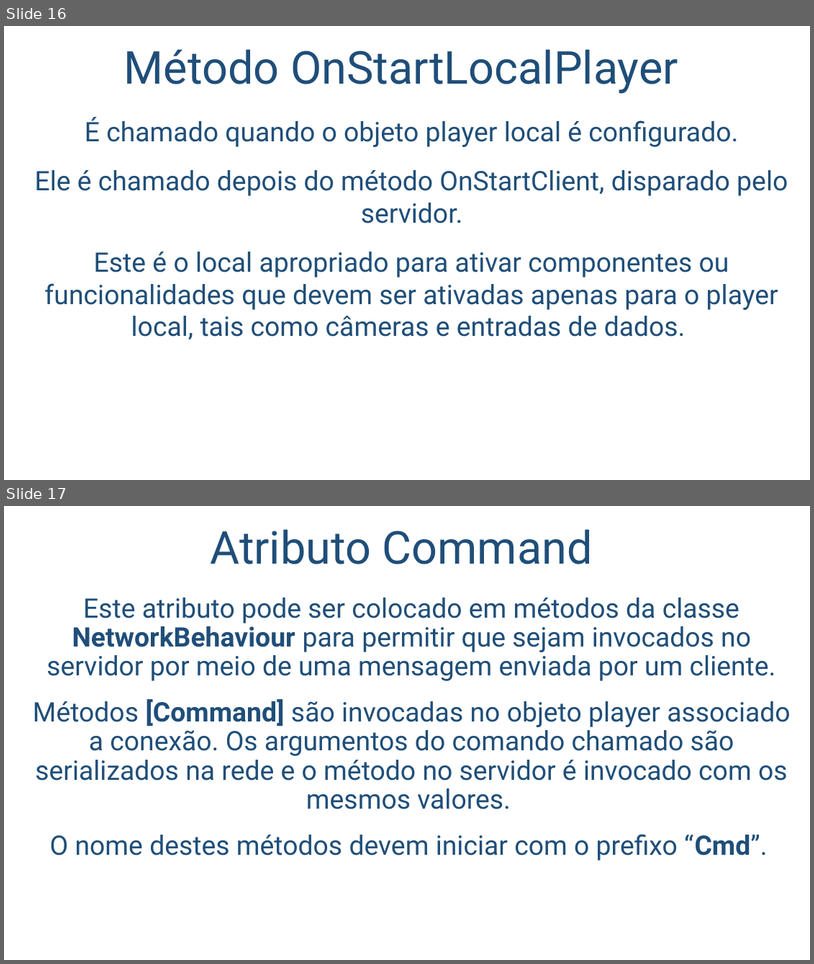
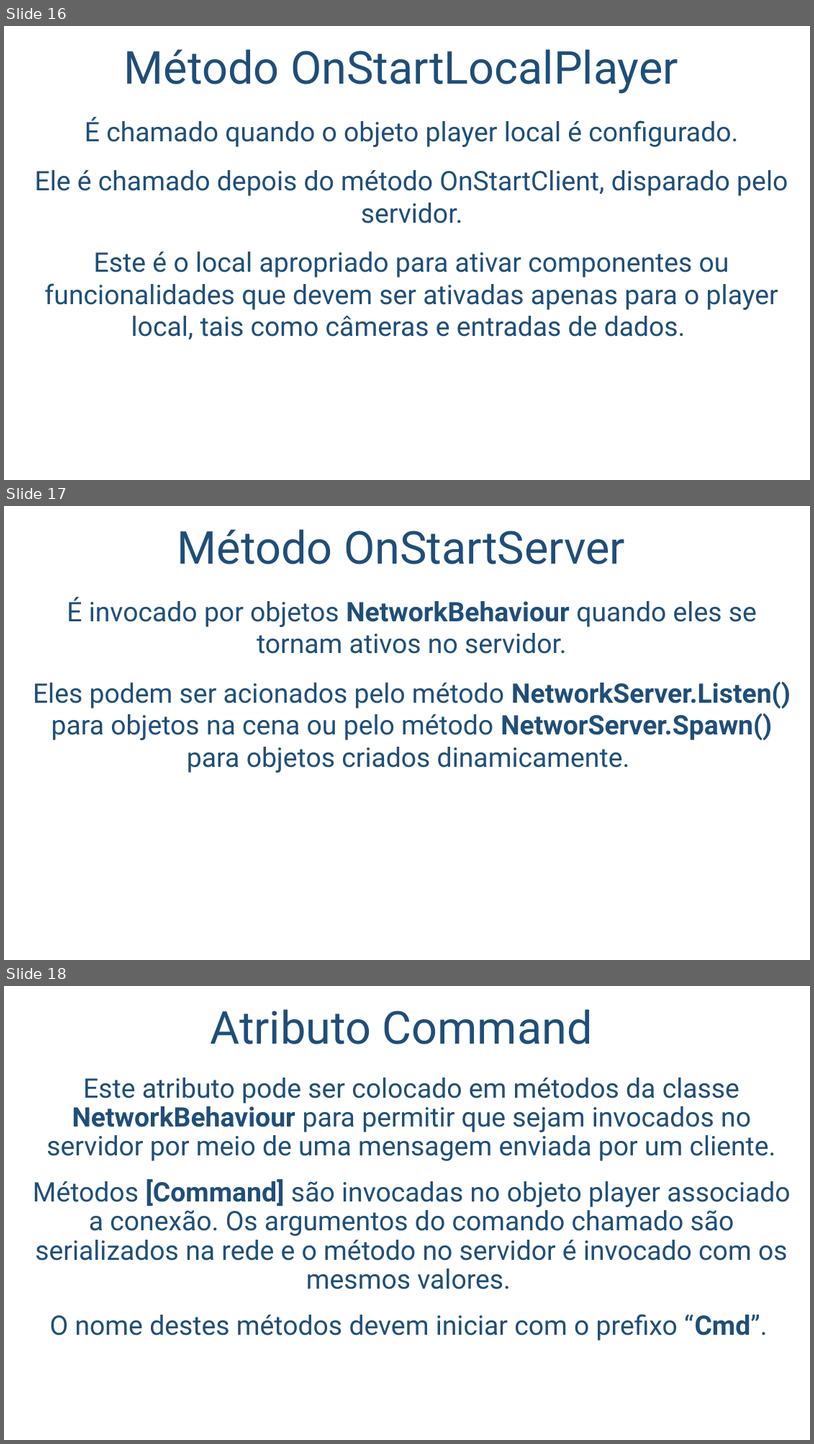
Before and after one commit to salmo-jr/public-slides, a slide deck: unity-multiplayer.pptx. Shown one above the other, each under a label of ours: slides 16 and 17 before the commit, slides 16, 17 and 18 after it. The pictures are 814x964 and 814x1444 pixels, drawn with LibreOffice and Linux fonts; fonts in the diff are those of the drawing; background and template pictures are left out. Boxes give left, top, right and bottom in pixels: in the first picture for what was removed or moved away, otherwise in the second. Text is boxed around its words. In the diff, an @@ line names an element or a change of style, - is before the commit and + after.

Commit message:
Adição de um slide para explicar o método OnStartServer; e adição de detalhes nos slides sobre Local Authority e Server Authority.

```diff
--- a/unity-multiplayer.pptx
+++ b/unity-multiplayer.pptx
@@ slide 17 added at box(4, 506, 810, 960), background picture (left out) @@
@@ title added at box(178, 529, 625, 564), 54 pt, text #1F4E79 @@
+Método OnStartServer
@@ text added at box(33, 597, 791, 772), 32 pt, text #1F4E79 @@
+É invocado por objetos NetworkBehaviour quando eles se tornam ativos no servidor.
+Eles podem ser acionados pelo método NetworkServer.Listen() para objetos na cena ou pelo método NetworServer.Spawn() para objetos criados dinamicamente.
@@ what was slide 17 is now slide 18 @@
```
Also in this commit, not shown: 3 slides changed.
